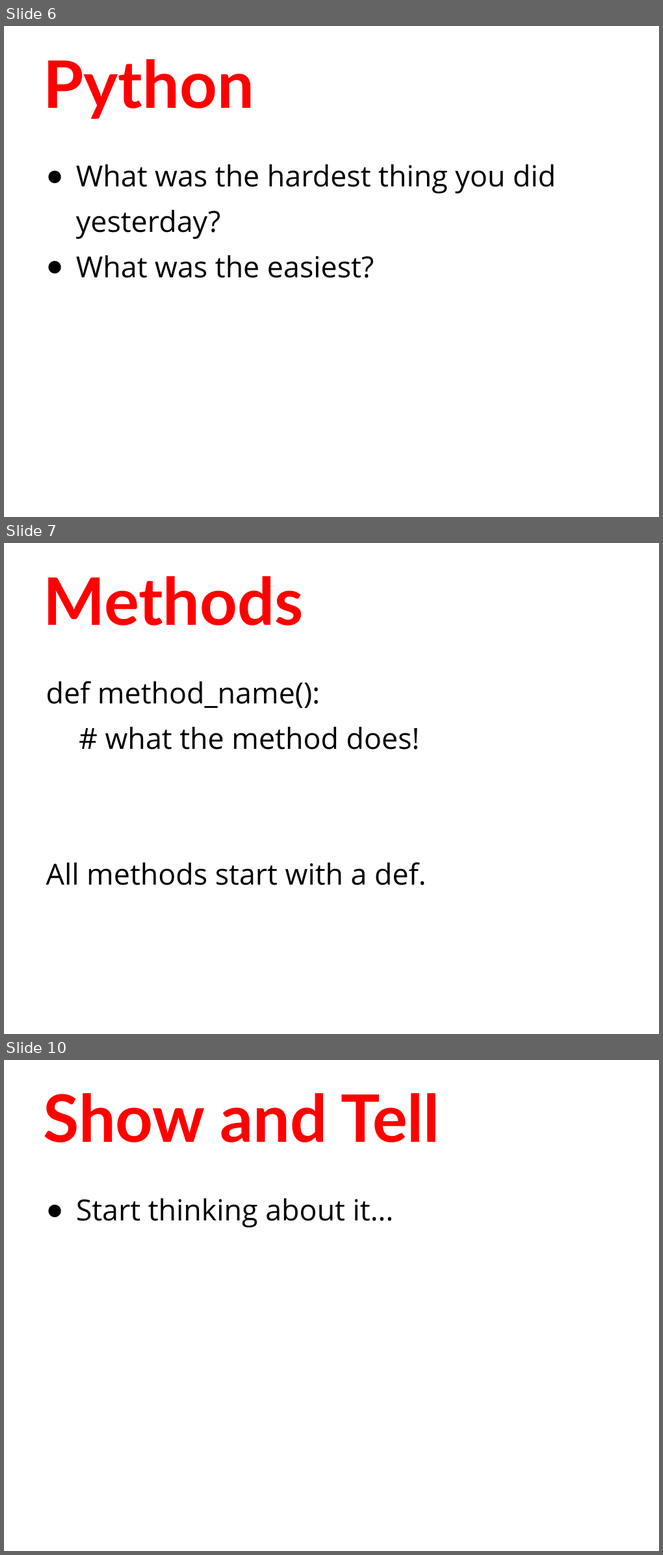
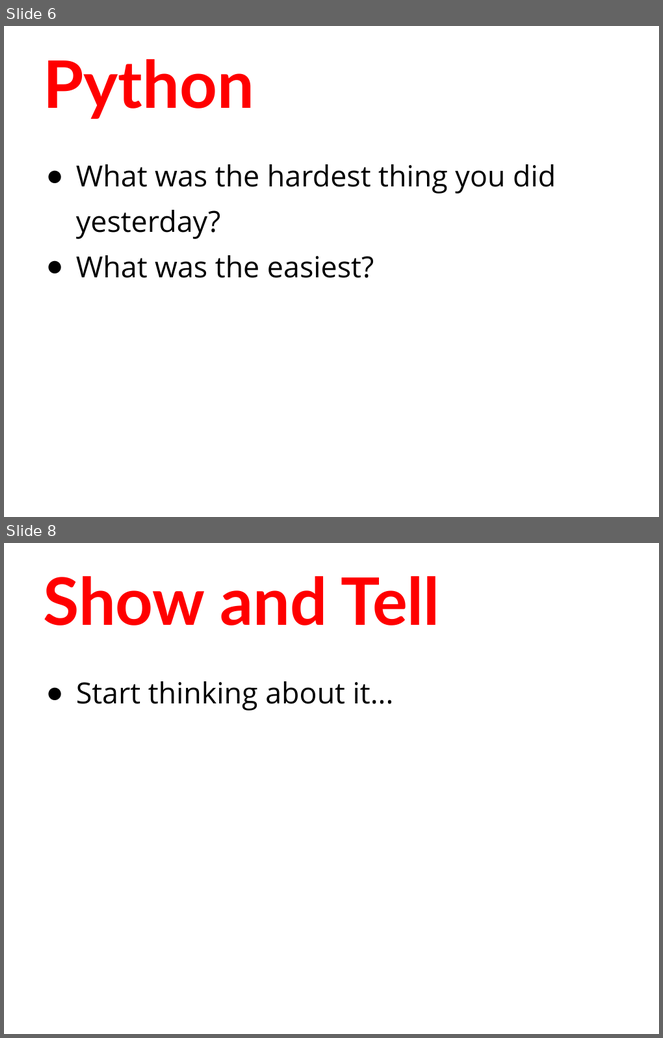
Before and after one commit to humanitiesprogramming/slides, a slide deck: 2018/python/day2-review.pptx. Shown one above the other, each under a label of ours: slides 6, 7 and 10 before the commit, slides 6 and 8 after it; the slides between them are not shown. The pictures are 663x1555 and 663x1038 pixels, drawn with LibreOffice and Linux fonts; fonts in the diff are those of the drawing. Boxes give left, top, right and bottom in pixels: in the first picture for what was removed or moved away, otherwise in the second. Text is boxed around its words. In the diff, an @@ line names an element or a change of style, - is before the commit and + after.

```diff
--- a/2018/python/day2-review.pptx
+++ b/2018/python/day2-review.pptx
@@ slide 7 removed at (4, 543, 659, 1034), background #FFFFFF @@
@@ title removed at (43, 576, 304, 626) @@
-Methods
@@ text removed at (46, 681, 426, 886) @@
-def method_name():
-# what the method does!
-All methods start with a def.
@@ what was slide 10 is now slide 8 @@
```
Also in this commit, not shown: 2 slides changed, 2 other slides removed.
